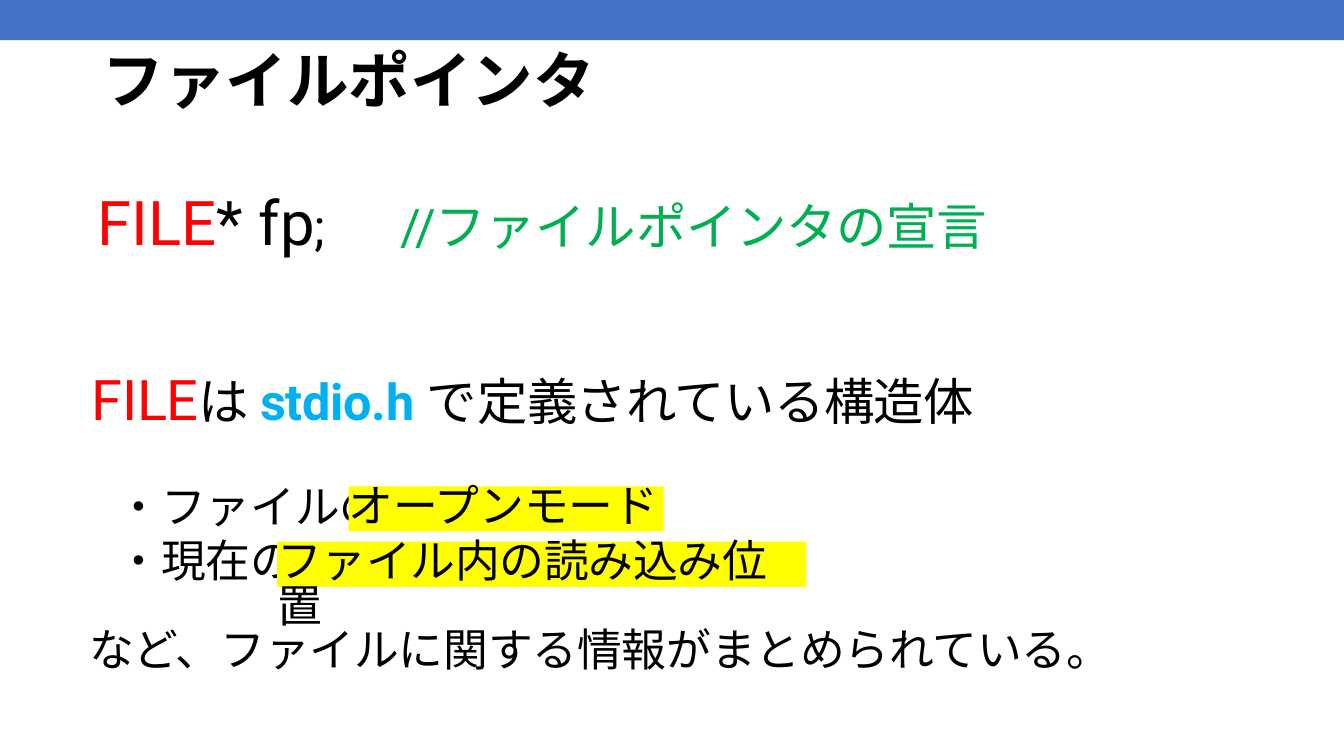
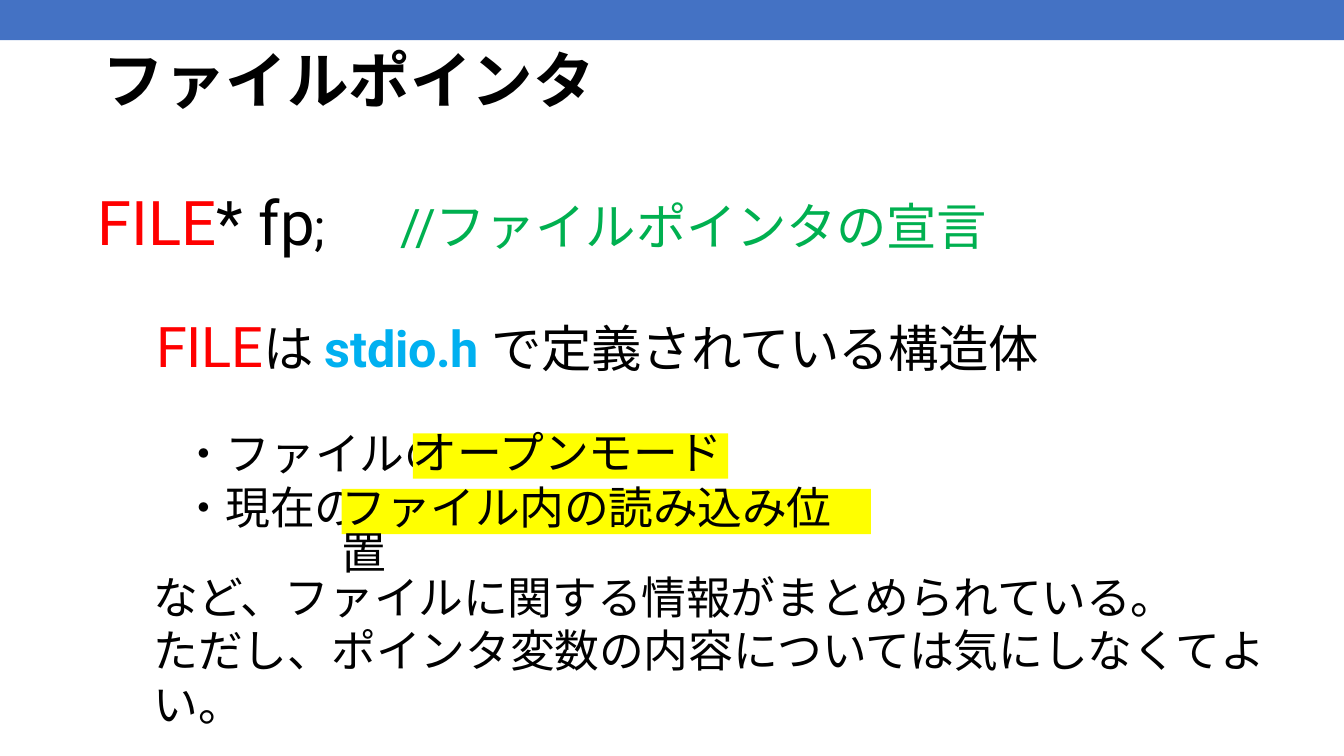
Before and after one commit to kic-murata/cpp2025, a slide deck: slide 5 of 授業資料/授業資料：ファイル処理.pptx. Drawn at 1344x756 pixels with LibreOffice and Linux fonts; fonts in the diff are those of the drawing. Boxes give left, top, right and bottom in pixels: in the first picture for what was removed or moved away, otherwise in the second. Text is boxed around its words. In the diff, an @@ line names an element or a change of style, - is before the commit and + after.

```diff
--- a/授業資料/授業資料：ファイル処理.pptx
+++ b/授業資料/授業資料：ファイル処理.pptx
@@ text "・ファイルの": place and size @@
-text "・ファイルの" at (117,486,385,532)
+text "・ファイルの" at (181,433,449,479)
@@ rectangle "オープンモード": place and size @@
-rectangle "オープンモード" at (349,487,664,532)
+rectangle "オープンモード" at (413,434,729,479)
@@ 2 texts, 1 rectangle: place and size @@
-2 texts, 1 rectangle at (117,377,974,589)
+2 texts, 1 rectangle at (181,324,1038,536)
@@ text at (153,568,1264,671): text changed @@
-など、ファイルに関する情報がまとめられている。
+など、ファイルに関する情報がまとめられている。
+ただし、ポインタ変数の内容については気にしなくてよい。
```
Also in this commit, not shown: 9 other slides changed, 1 slide added, 1 other file.
